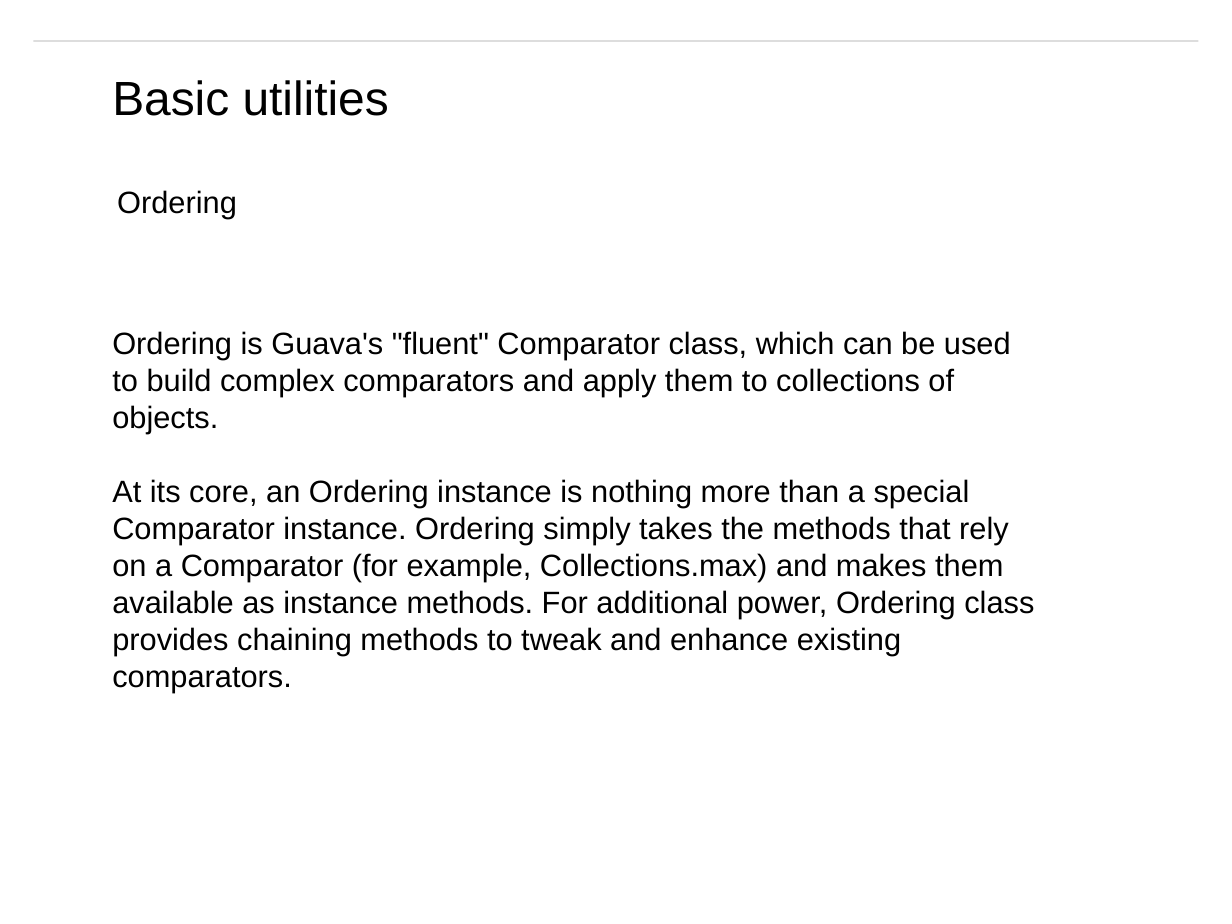
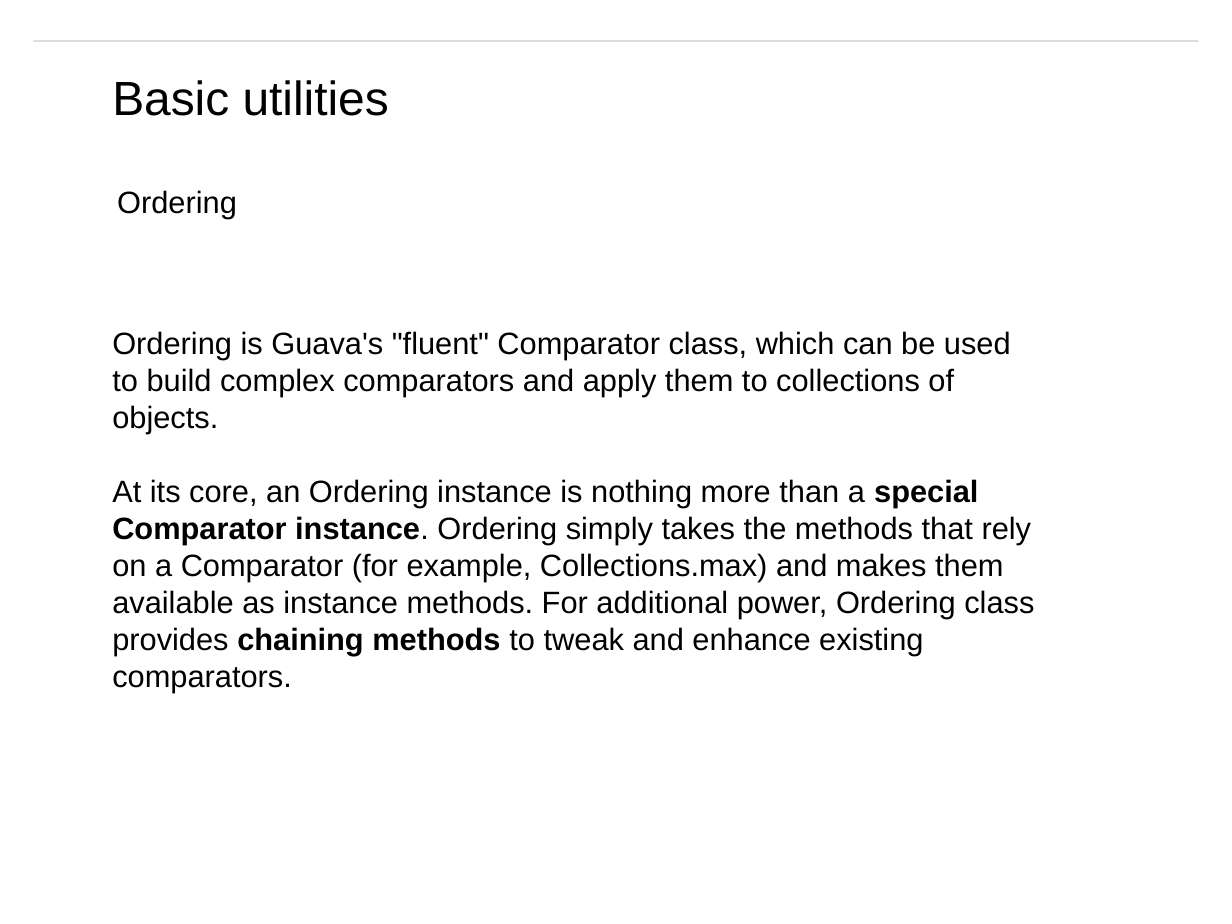
Before and after one commit to matt19870107/Guava, a slide deck: slide 21 of Guava - English.pptm. Drawn at 1232x924 pixels with LibreOffice and Linux fonts; fonts in the diff are those of the drawing; background and template pictures are left out. Boxes give left, top, right and bottom in pixels: in the first picture for what was removed or moved away, otherwise in the second. Text is boxed around its words. In the diff, an @@ line names an element or a change of style, - is before the commit and + after.

```diff
--- a/Guava - English.pptm
+++ b/Guava - English.pptm
@@ text at bbox=[112, 479, 1034, 692]: bold on in "special Comparator instance. chaining methods" @@
```
Also in this commit, not shown: 9 other slides changed, 1 other file.
